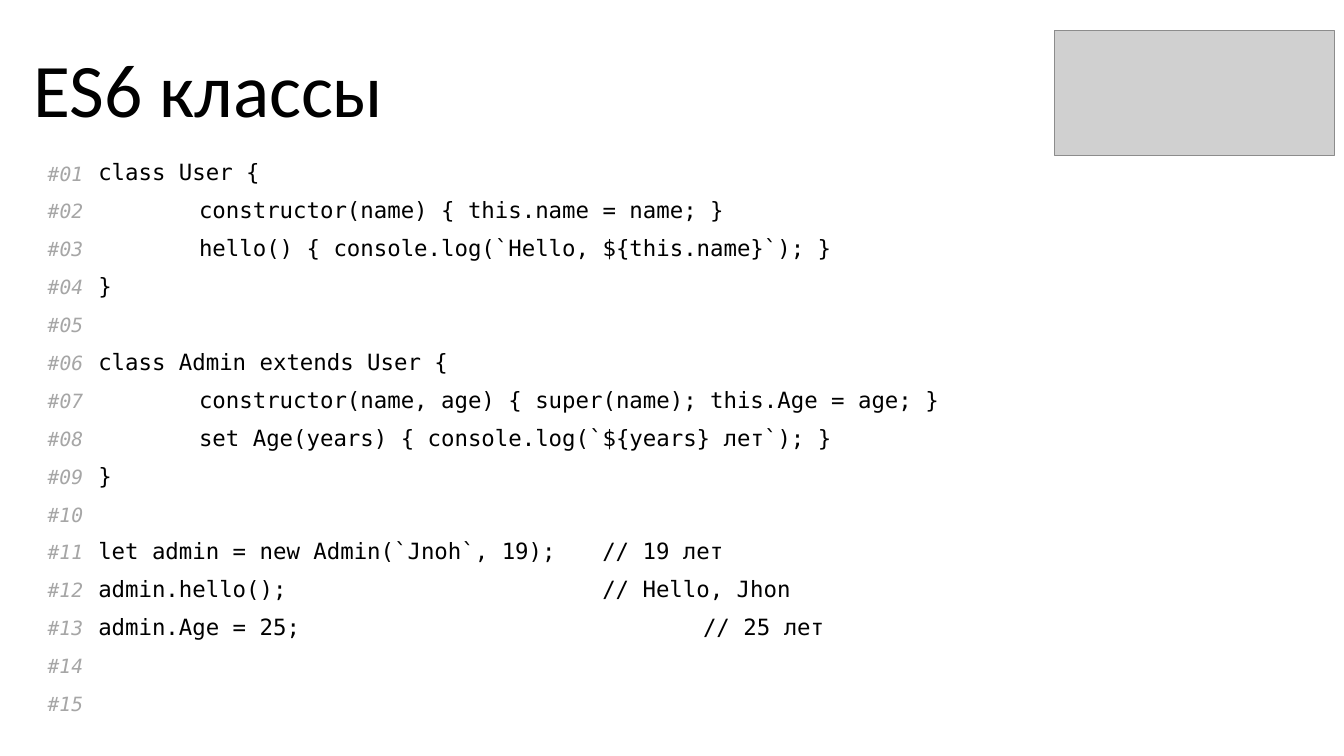
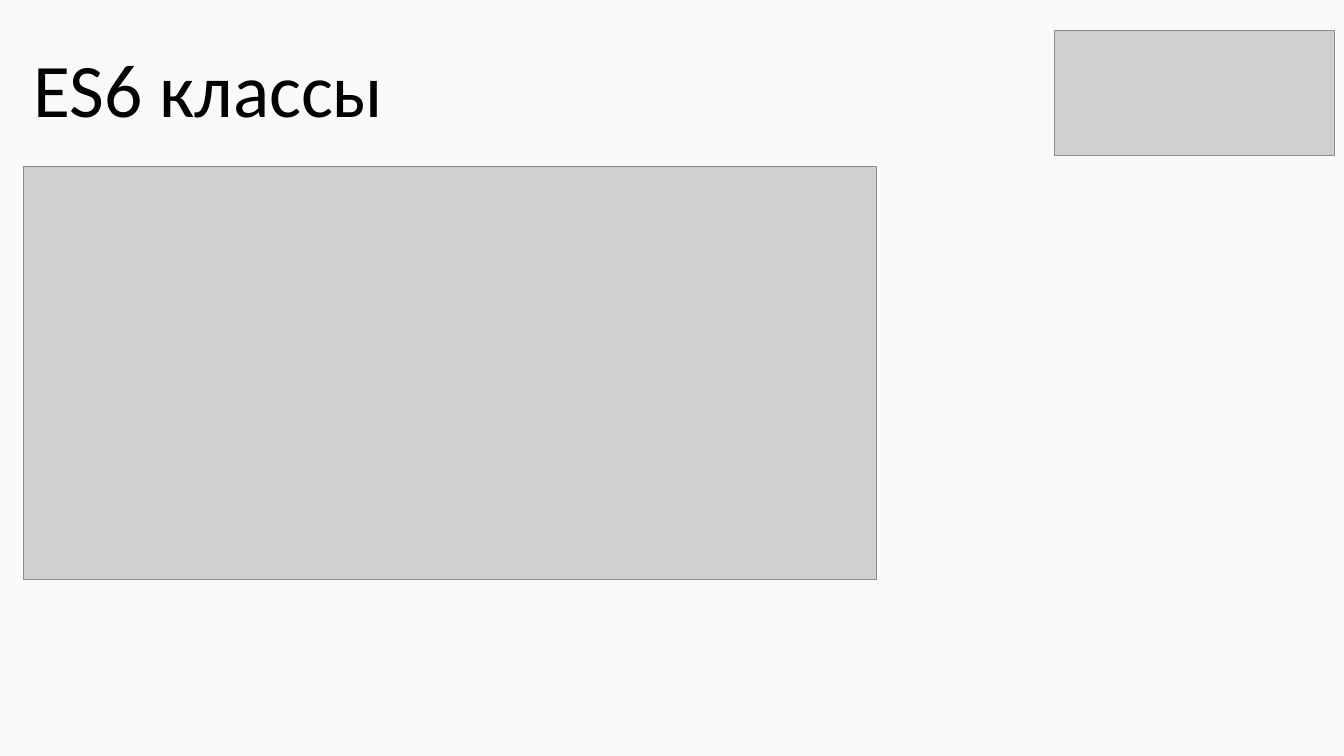
Before and after one commit to KOPTE3/modern-es, a slide deck: slide 29 of Modern ES.pptx. Drawn at 1344x756 pixels with LibreOffice and Linux fonts; fonts in the diff are those of the drawing; grey boxes stand for pictures. Boxes give left, top, right and bottom in pixels: in the first picture for what was removed or moved away, otherwise in the second. Text is boxed around its words. In the diff, an @@ line names an element or a change of style, - is before the commit and + after.

```diff
--- a/Modern ES.pptx
+++ b/Modern ES.pptx
@@ background #FFFFFF to #FAFAFA @@
@@ table removed at (23,155,1096,724), 15 rows, 2 columns @@
-#01 | class User {
-#02 | constructor(name) { this.name = name; }
-#03 | hello() { console.log(`Hello, ${this.name}`); }
-#04 | }
-#05 | 
-#06 | class Admin extends User {
-#07 | constructor(name, age) { super(name); this.Age = age; }
-#08 | set Age(years) { console.log(`${years} лет`); }
-#09 | }
-#10 | 
-#11 | let admin = new Admin(`Jnoh`, 19); // 19 лет
-#12 | admin.hello(); // Hello, Jhon
-#13 | admin.Age = 25; // 25 лет
-#14 | 
-#15 | 
@@ picture added at (23,166,877,580) @@
```
Also in this commit, not shown: 47 other slides changed, 15 slides added, 11 slides removed, 46 other files.
